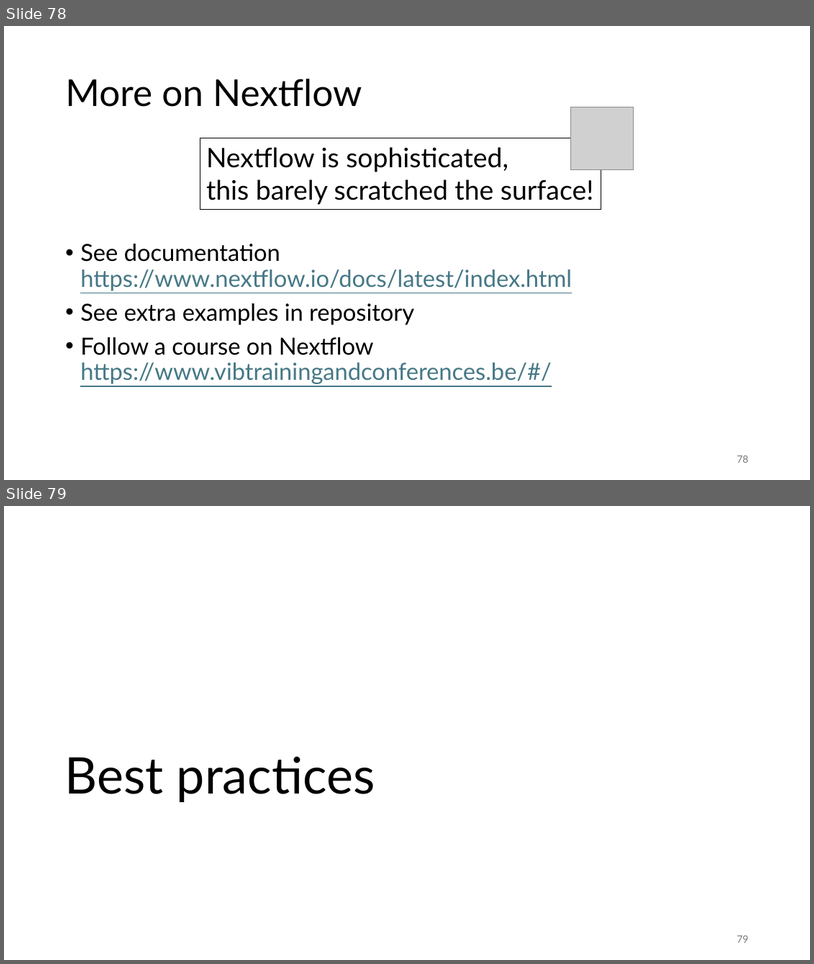
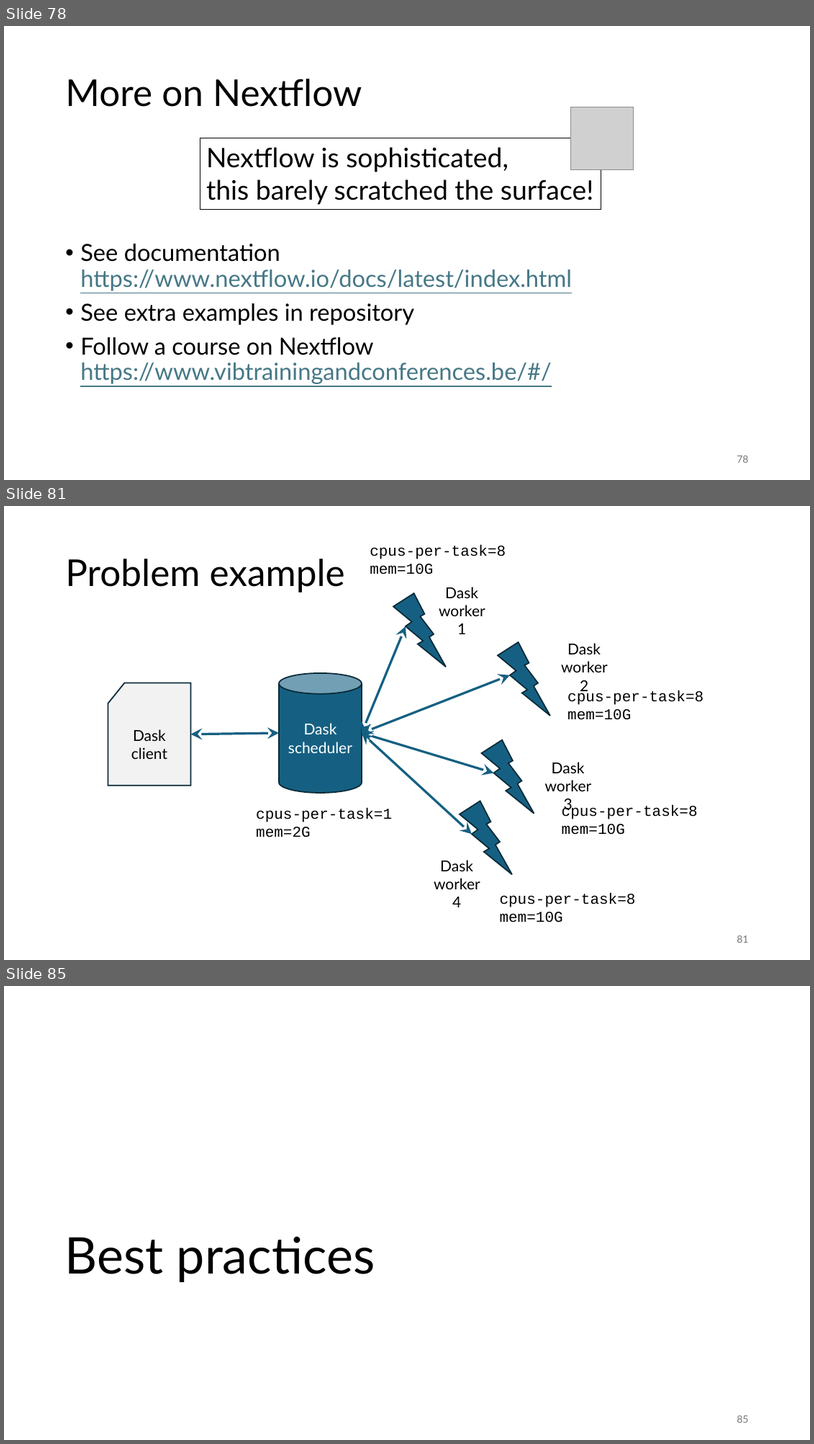
Before and after one commit to gjbex/Workflows-for-HPC, a slide deck: workflow_for_HPC.pptx. Shown one above the other, each under a label of ours: slides 78 and 79 before the commit, slides 78, 81 and 85 after it; the slides between them are not shown. The pictures are 814x964 and 814x1444 pixels, drawn with LibreOffice and Linux fonts; fonts in the diff are those of the drawing; grey boxes stand for pictures. Boxes give left, top, right and bottom in pixels: in the first picture for what was removed or moved away, otherwise in the second. Text is boxed around its words. In the diff, an @@ line names an element or a change of style, - is before the commit and + after.

```diff
--- a/workflow_for_HPC.pptx
+++ b/workflow_for_HPC.pptx
@@ slide 81 added at box(4, 506, 810, 960), background #FFFFFF @@
@@ title added at box(65, 559, 345, 592), 44 pt, text #000000 @@
+Problem example
@@ text added at box(439, 587, 486, 634), 18 pt, text #000000 @@
+Dask
+worker 1
@@ lightning bolt added at box(394, 593, 446, 667), fill #156082, outline #092A39 1.5 pt @@
@@ double arrow added from (362, 733) to (406, 626), #156082 2.75 pt @@
@@ lightning bolt added at box(498, 642, 551, 716), fill #156082, outline #092A39 1.5 pt @@
@@ text added at box(561, 643, 608, 694), 18 pt, text #000000 @@
+Dask
+worker 2
@@ cylinder added at box(279, 673, 362, 793), fill #156082, outline #092A39 1.5 pt, 18 pt, text #FFFFFF @@
+Dask scheduler
@@ double arrow added from (362, 733) to (510, 675), #156082 2.75 pt @@
@@ flow chart punched card added at box(108, 682, 191, 785), fill #F2F2F2, outline #092A39 1.5 pt, 18 pt, text #000000 @@
+Dask client
@@ double arrow added from (191, 734) to (279, 733), #156082 2.75 pt @@
@@ double arrow added from (362, 733) to (494, 773), #156082 2.75 pt @@
@@ double arrow added from (362, 733) to (472, 834), #156082 2.75 pt @@
@@ lightning bolt added at box(482, 740, 535, 813), fill #156082, outline #092A39 1.5 pt @@
@@ text added at box(545, 762, 592, 813), 18 pt, text #000000 @@
+Dask
+worker 3
@@ text added at box(256, 808, 392, 837), 18 pt, text #000000 @@
+cpus-per-task=1
+mem=2G
@@ lightning bolt added at box(460, 800, 513, 874), fill #156082, outline #092A39 1.5 pt @@
@@ text added at box(434, 860, 481, 907), 18 pt, text #000000 @@
+Dask
+worker 4
@@ group added at box(370, 545, 704, 922): 4 texts @@
+cpus-per-task=8
+mem=10G
+cpus-per-task=8
+mem=10G
+cpus-per-task=8
+mem=10G
+cpus-per-task=8
+mem=10G
@@ page number added at box(737, 935, 748, 942), 12 pt, text #797979 @@
+81
@@ what was slide 79 is now slide 85 @@
@@ page number at box(737, 1415, 748, 1422): text changed @@
-79
+85
```
Also in this commit, not shown: 5 other slides added.
